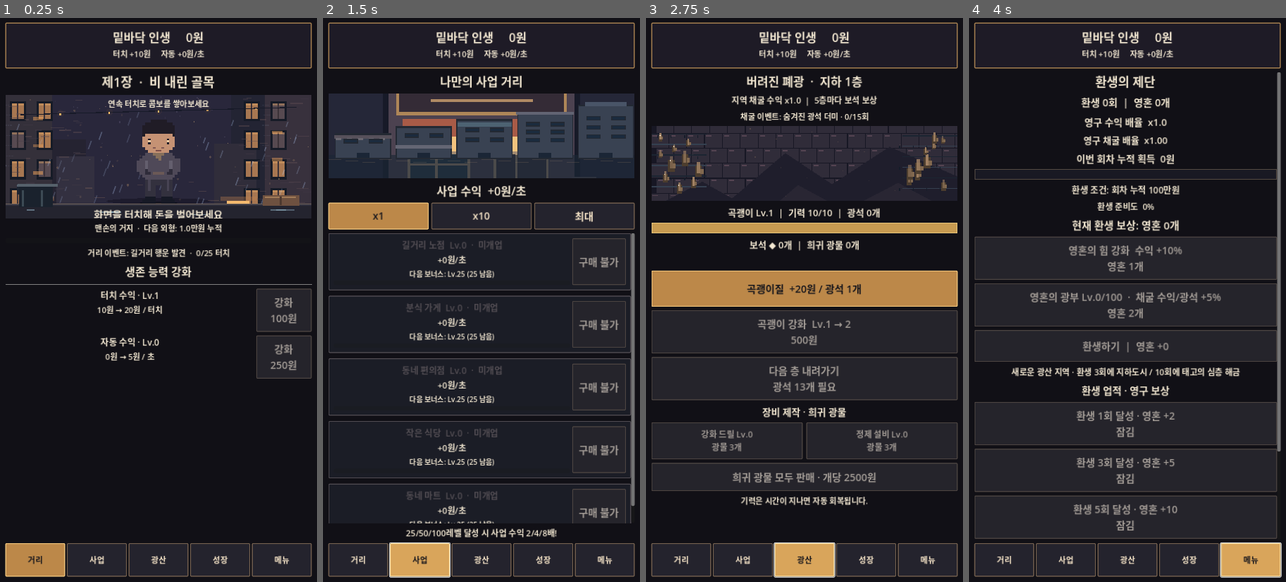
Above: before the commit, frames 1-4 (left to right).
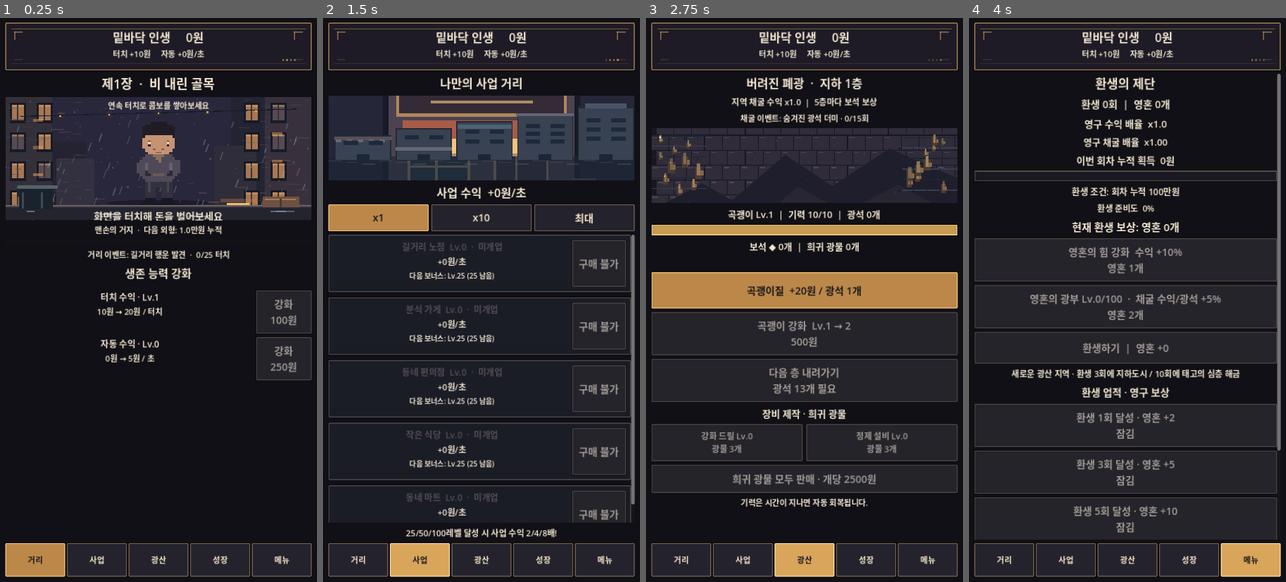
Above: after the commit, the same moments.

Repository: sungpil987/BottomLife-Reborn
Game: Godot game, scene res://scenes/Main.tscn
Two runs of this game, one before a commit and one after it. Both use one fixed random seed, a clock stepped at 60 frames per second and the inputs below.
Inputs:
- Up to frame 1 (0.25 s): no input
- Up to frame 2 (1.5 s): click "거리" at 0.5 s; click "사업" at 1.25 s
- Up to frame 3 (2.75 s): click "광산" at 2 s
- Up to frame 4 (4 s): click "성장" at 2.75 s; click "메뉴" at 3.5 s

The runs differ from the first frame. In frame 1, 6.8% of the frame differs, in the area x 1-99%, y 1-65%; in frame 2, 11%; in frame 3, 12%, in the area x 1-99%, y 1-100%; in frame 4, 11%.

Commit message:
v6.9 unify panel shadows, button interaction styling and animated HUD frame

Diff:
--- a/scripts/main.gd
+++ b/scripts/main.gd
@@ -234,6 +234,8 @@
 	style.border_color = outline
 	style.set_border_width_all(2)
 	style.set_corner_radius_all(radius)
+	style.shadow_color = Color(0.0, 0.0, 0.0, 0.30)
+	style.shadow_size = 3
 	style.content_margin_left = 12.0
 	style.content_margin_right = 12.0
 	style.content_margin_top = 12.0
@@ -248,6 +250,8 @@
 	button.add_theme_stylebox_override("hover", hover)
 	button.add_theme_stylebox_override("pressed", pressed)
 	button.add_theme_stylebox_override("disabled", panel_style(Color("#25242b"), Color("#4c4441"), 2))
+	button.add_theme_stylebox_override("focus", StyleBoxEmpty.new())
+	button.add_theme_color_override("font_pressed_color", Color("#fff2cf"))
 	button.add_theme_color_override("font_color", Color("#16151b") if gold else Color("#f8e6c9"))
 	button.add_theme_color_override("font_disabled_color", Color("#a29b95"))
 	button.add_theme_color_override("font_hover_color", Color("#16151b") if gold else Color("#ffffff"))
@@ -307,12 +311,17 @@
 	outer.add_theme_constant_override("separation", 8)
 	add_child(outer)
 	var top := PanelContainer.new()
-	top.custom_minimum_size.y = 104
+	top.custom_minimum_size.y = 108
 	top.add_theme_stylebox_override("panel", panel_style(Color("#1e1b26"), Color("#ad8652"), 2))
 	outer.add_child(top)
 	var top_box := VBoxContainer.new()
 	top_box.add_theme_constant_override("separation", 4)
 	top.add_child(top_box)
+	var hud_frame := Control.new()
+	hud_frame.set_script(load("res://scripts/hud_ornament.gd"))
+	hud_frame.set_anchors_and_offsets_preset(Control.PRESET_FULL_RECT)
+	hud_frame.mouse_filter = Control.MOUSE_FILTER_IGNORE
+	top.add_child(hud_frame)
 	header = make_label("", 27)
 	top_box.add_child(header)
 	income_label = make_label("", 18)
@@ -334,6 +343,10 @@
 		decorate_button(b, i == current_tab)
 		b.pressed.connect(change_tab.bind(i))
 		bottom.add_child(b)
+		b.mouse_entered.connect(func() -> void:
+			if is_instance_valid(b):
+				b.pivot_offset = b.size * 0.5
+		)
 		tab_buttons.append(b)
 
 func change_tab(index: int) -> void:
